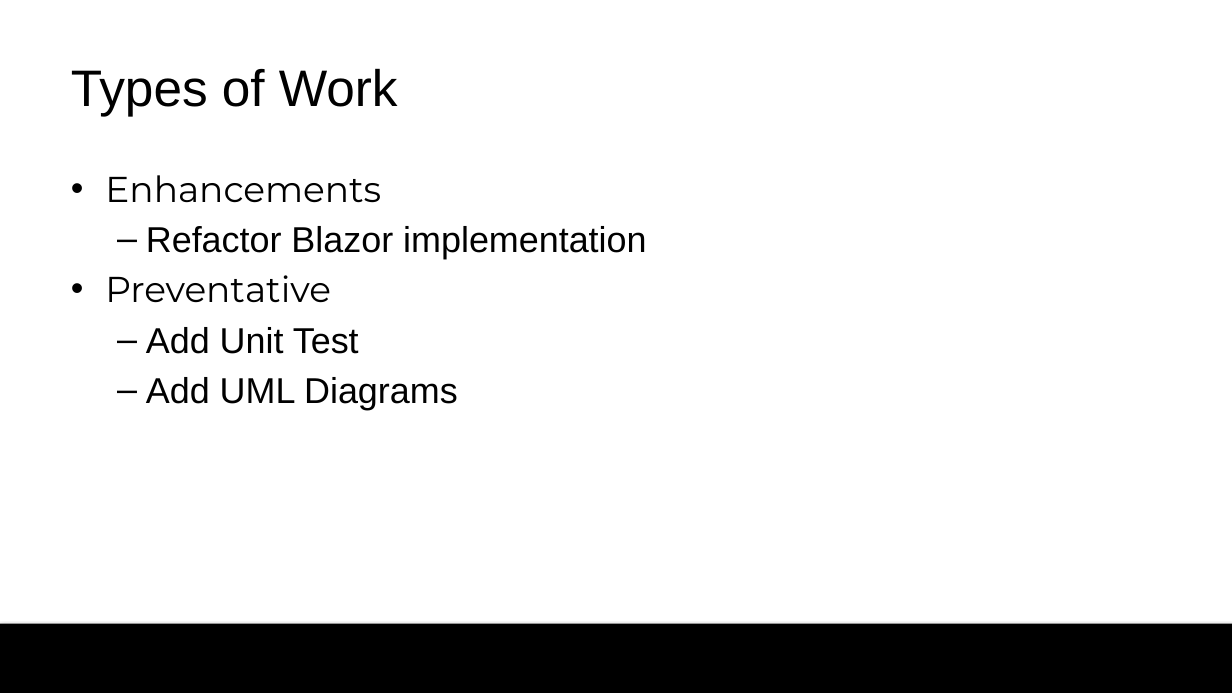
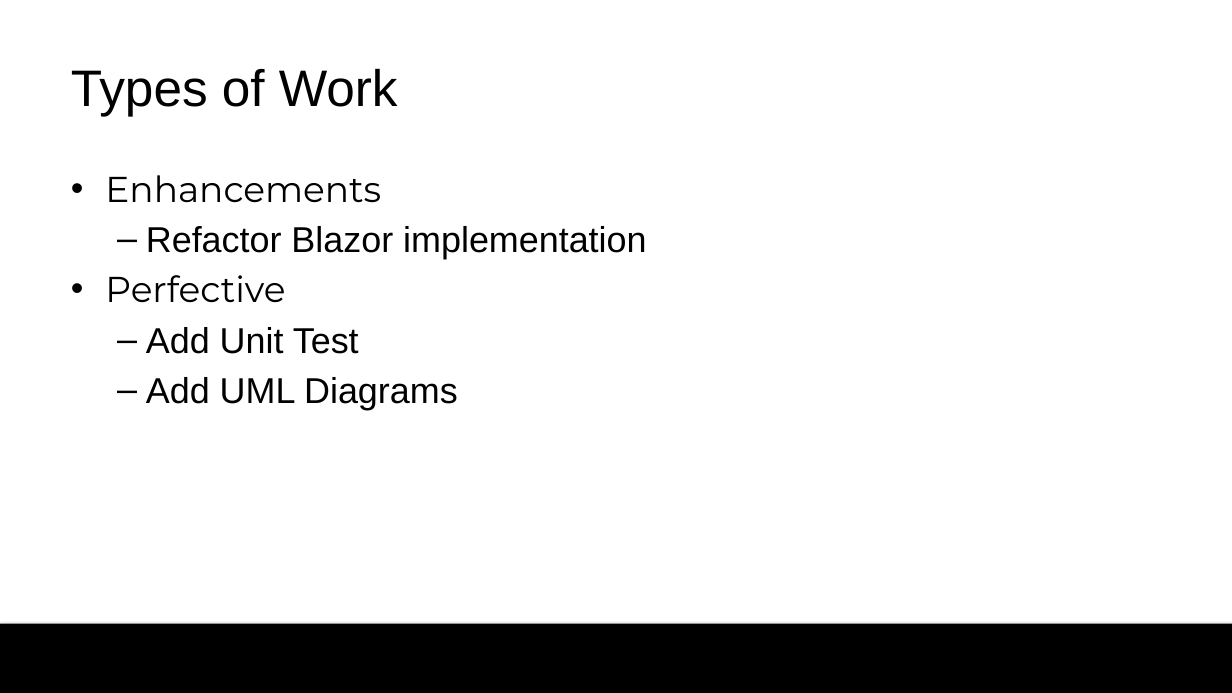
Before and after one commit to colby13king/cs5320-code, a slide deck: slide 9 of LicenseAssetManager/docs/Maintenance/MaintenancePresentation.pptx (slide 8 before the commit). Drawn at 1232x693 pixels with LibreOffice and Linux fonts; fonts in the diff are those of the drawing; background and template pictures are left out. Boxes give left, top, right and bottom in pixels: in the first picture for what was removed or moved away, otherwise in the second. Text is boxed around its words. In the diff, an @@ line names an element or a change of style, - is before the commit and + after.

```diff
--- a/LicenseAssetManager/docs/Maintenance/MaintenancePresentation.pptx
+++ b/LicenseAssetManager/docs/Maintenance/MaintenancePresentation.pptx
@@ text at (x1=105, y1=275, x2=285, y2=303): text changed @@
-• Preventative
+• Perfective
```
Also in this commit, not shown: 6 other slides changed, 11 slides added, 5 slides removed, 1 other file.
